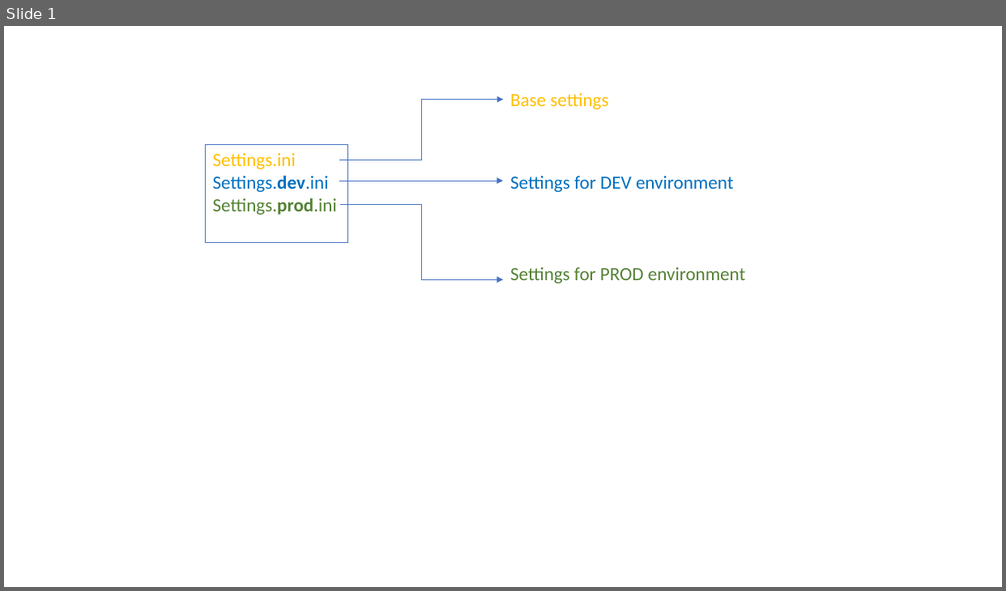
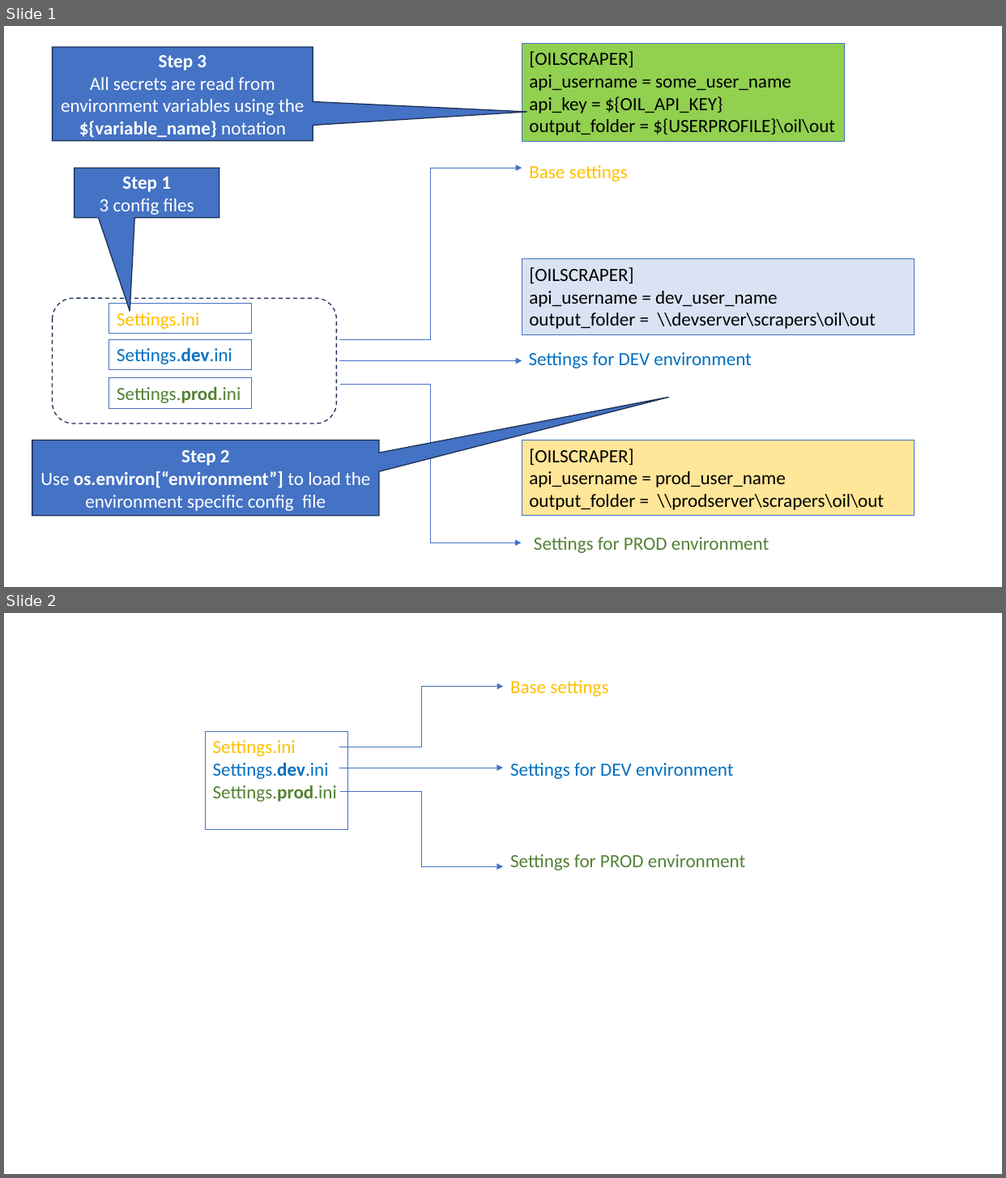
Before and after one commit to sdg002/PythonExperiements, a slide deck: layered-config-parser/docs/config-parser.pptx. Shown one above the other, each under a label of ours: slide 1 before the commit, slides 1 and 2 after it. The pictures are 1006x591 and 1006x1178 pixels, drawn with LibreOffice and Linux fonts; fonts in the diff are those of the drawing. Boxes give left, top, right and bottom in pixels: in the first picture for what was removed or moved away, otherwise in the second. Text is boxed around its words. In the diff, an @@ line names an element or a change of style, - is before the commit and + after.

```diff
--- a/layered-config-parser/docs/config-parser.pptx
+++ b/layered-config-parser/docs/config-parser.pptx
@@ slide 1 added at bbox=[4, 26, 1002, 587], background #FFFFFF @@
@@ speech box added at bbox=[53, 47, 313, 140], fill #4472C4, outline #1E3256 1 pt, 18 pt, text #FFFFFF @@
+Step 3
+All secrets are read from environment variables using the
+${variable_name} notation
@@ rectangle added at bbox=[522, 43, 845, 141], fill #92D050, outline #4472C4 0.75 pt, 18 pt, text #000000 @@
+[OILSCRAPER]
+api_username = some_user_name
+api_key = ${OIL_API_KEY}
+output_folder = ${USERPROFILE}\oil\out
@@ speech box added at bbox=[74, 169, 219, 218], fill #4472C4, outline #1E3256 1 pt, 18 pt, text #FFFFFF @@
+Step 1
+3 config files
@@ elbow arrow added from (340, 339) to (522, 169), #4472C4 0.5 pt @@
@@ text added at bbox=[529, 165, 628, 182], 18 pt, text #FFC000 @@
+Base settings
@@ rectangle added at bbox=[522, 259, 914, 335], fill #DAE3F3, outline #4472C4 0.75 pt, 18 pt, text #000000 @@
+[OILSCRAPER]
+api_username = dev_user_name
+output_folder = \\devserver\scrapers\oil\out
@@ rounded rectangle added at bbox=[53, 298, 337, 425], outline #1E3256 1 pt dashed @@
@@ rectangle added at bbox=[109, 304, 252, 334], outline #4472C4 0.75 pt, 18 pt, text #FFC000 @@
+Settings.ini
@@ rectangle added at bbox=[109, 339, 252, 369], outline #4472C4 0.75 pt, 18 pt, text #0070C0 @@
+Settings.dev.ini
@@ arrow added from (340, 361) to (522, 361), #4472C4 0.5 pt @@
@@ text added at bbox=[529, 352, 751, 369], 18 pt, text #0070C0 @@
+Settings for DEV environment
@@ rectangle added at bbox=[109, 378, 252, 408], outline #4472C4 0.75 pt, 18 pt, text #548235 @@
+Settings.prod.ini
@@ elbow arrow added from (340, 385) to (522, 544), #4472C4 0.5 pt @@
@@ speech box added at bbox=[32, 441, 379, 516], fill #4472C4, outline #1E3256 1 pt, 18 pt, text #FFFFFF @@
+Step 2
+Use os.environ[“environment”] to load the environment specific config file
@@ rectangle added at bbox=[522, 441, 914, 516], fill #FFE699, outline #4472C4 0.75 pt, 18 pt, text #000000 @@
+[OILSCRAPER]
+api_username = prod_user_name
+output_folder = \\prodserver\scrapers\oil\out
@@ text added at bbox=[534, 537, 769, 553], 18 pt, text #548235 @@
+Settings for PROD environment
@@ what was slide 1 is now slide 2 @@
```
Also in this commit, not shown: 3 other files.
